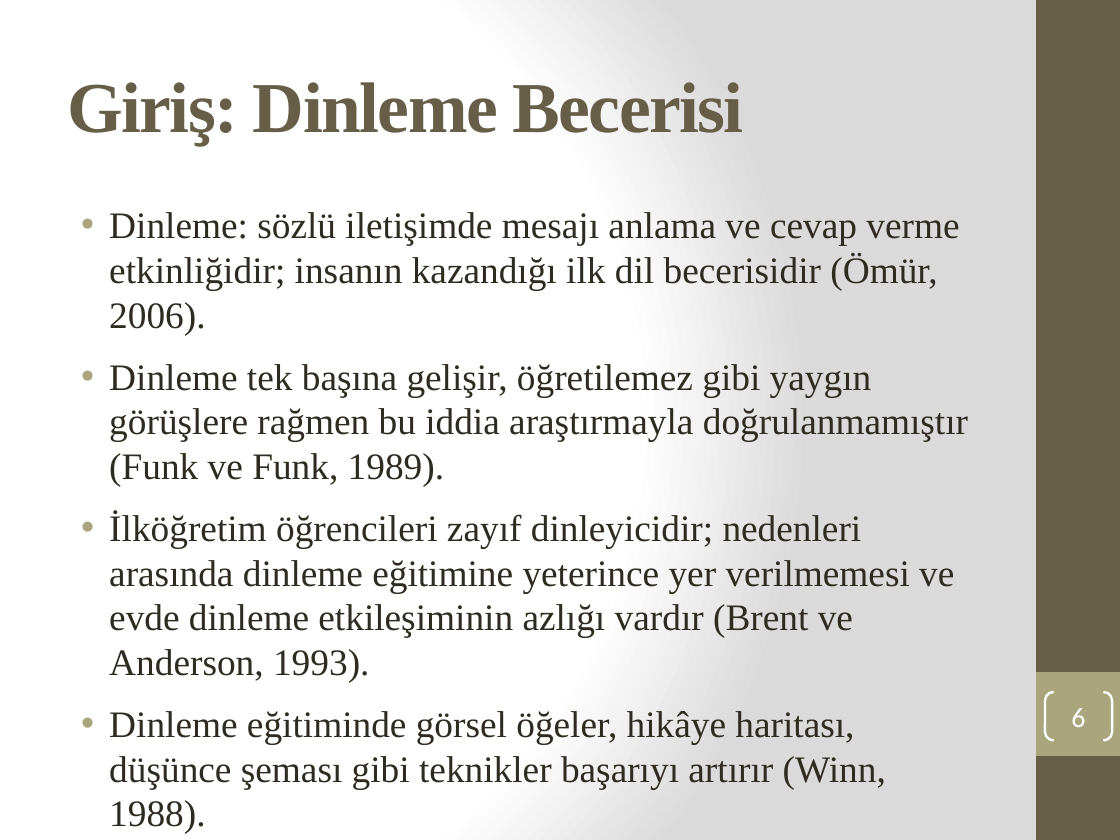
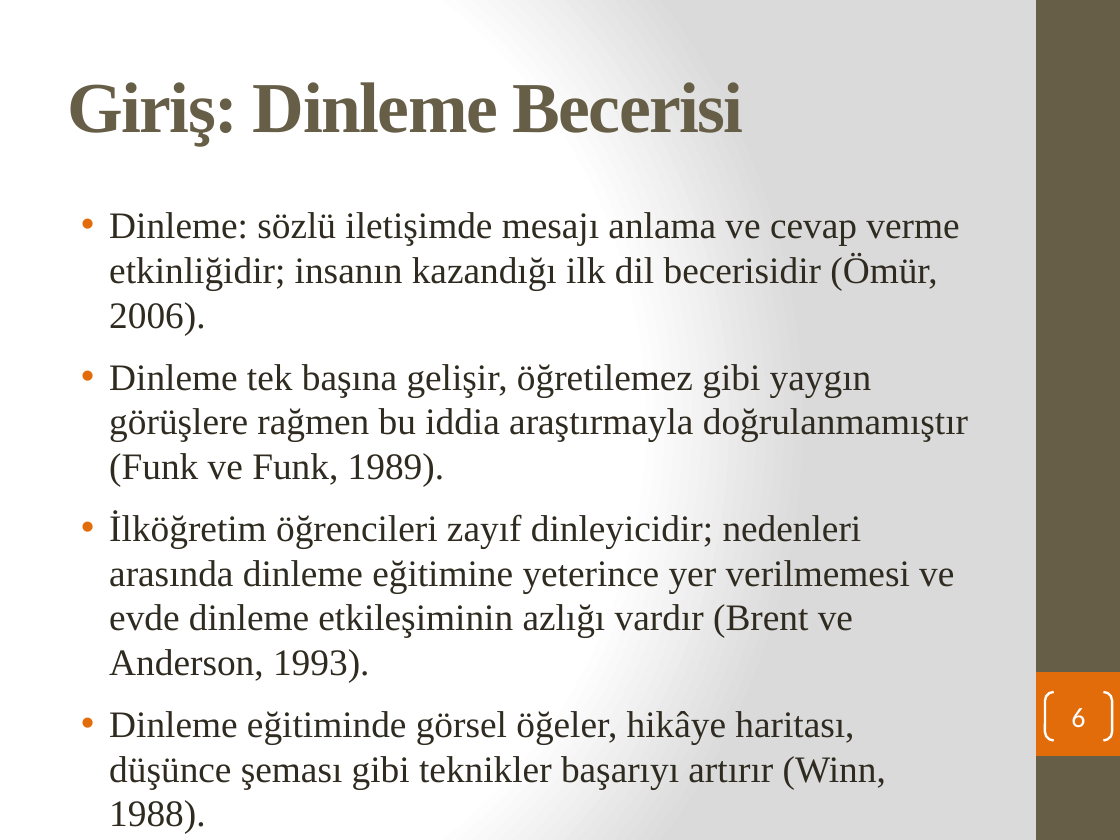
Before and after one commit to edipsahin20-tech/sahinerp, a slide deck: slide 6 of Makale1_Dinledigini_Anlama_Ozet.pptx. Drawn at 1120x840 pixels with LibreOffice and Linux fonts; fonts in the diff are those of the drawing. Boxes give left, top, right and bottom in pixels: in the first picture for what was removed or moved away, otherwise in the second. Text is boxed around its words. In the diff, an @@ line names an element or a change of style, - is before the commit and + after.

```diff
--- a/Makale1_Dinledigini_Anlama_Ozet.pptx
+++ b/Makale1_Dinledigini_Anlama_Ozet.pptx
@@ text "Dinleme: sözlü iletişimde mesajı anlama ..." at (109,212,968,789): bullet colour #A9A57C to #E36C0A @@
@@ rectangle at (1036,672,1120,756): fill #A9A57C to #E36C0A @@
```
Also in this commit, not shown: 22 other slides changed.
